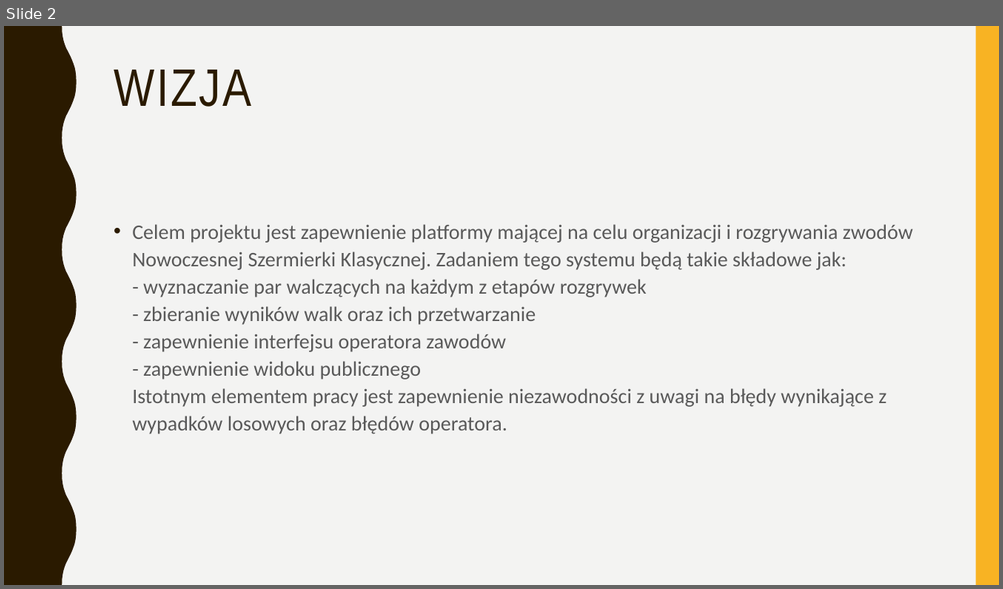
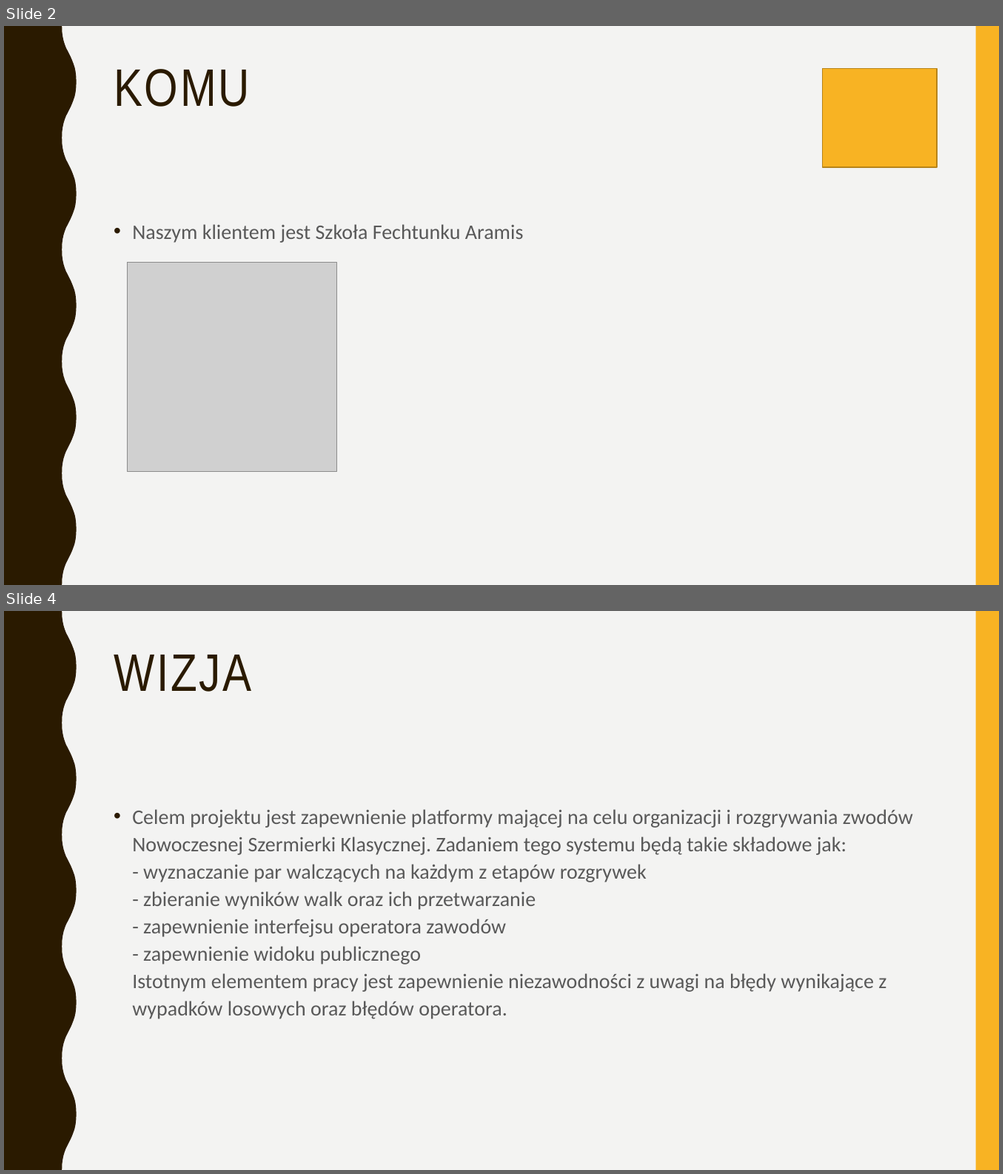
Before and after one commit to MarcinSosniak/FencingChampionshipsProgram, a slide deck: Prezentacja/prezentacja1PP.pptx. Shown one above the other, each under a label of ours: slide 2 before the commit, slides 2 and 4 after it; the slides between them are not shown. The pictures are 1003x589 and 1003x1174 pixels, drawn with LibreOffice and Linux fonts; fonts in the diff are those of the drawing; grey boxes stand for pictures. Boxes give left, top, right and bottom in pixels: in the first picture for what was removed or moved away, otherwise in the second. Text is boxed around its words. In the diff, an @@ line names an element or a change of style, - is before the commit and + after.

```diff
--- a/Prezentacja/prezentacja1PP.pptx
+++ b/Prezentacja/prezentacja1PP.pptx
@@ slide 2 added at (x1=4, y1=26, x2=999, y2=585), background #F3F3F2; not listed: 2 template elements that a slide beside it also shows @@
@@ title added at (x1=114, y1=69, x2=250, y2=107), 51 pt, text #2A1A00 @@
+KOMU
@@ rectangle added at (x1=822, y1=68, x2=936, y2=168), fill #F8B323, outline #B7841A 1 pt @@
@@ text added at (x1=132, y1=224, x2=523, y2=243), 20 pt, text #595959 @@
+• Naszym klientem jest Szkoła Fechtunku Aramis
@@ picture added at (x1=127, y1=263, x2=337, y2=472) @@
@@ what was slide 2 is now slide 4 @@
```
Also in this commit, not shown: 2 slides changed, 3 other slides added, 1 other file.
